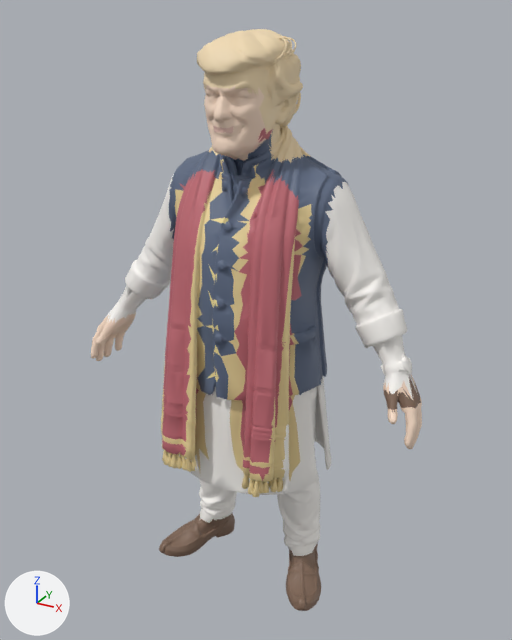
An edit to the Blender file MIRAS_VR/blender/heritage_guide_rigged.blend, drawn before and after from the same camera.
Rendered twice from a 50 mm camera at (1.062, -1.851, 1.956) aimed at (0.021, 0.041, 1.011). The lights are fixed; the arrows at lower left show +X, +Y and +Z. The older version comes first.

Names of what the first picture shows: 'Trump_Tour_Guide_Mesh'.
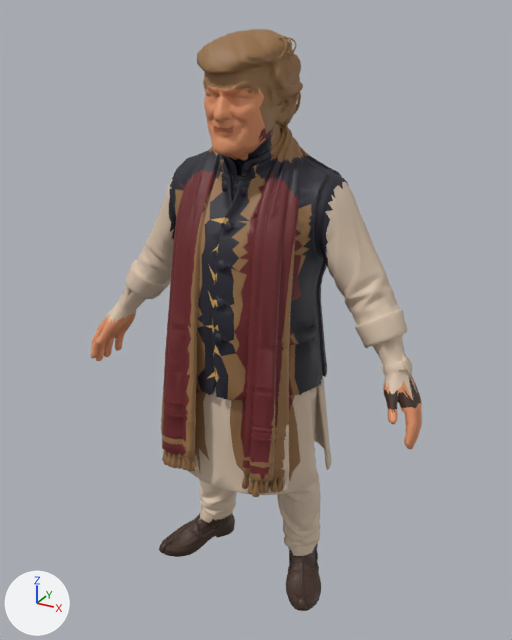
Pixel boxes [x1, y1, x2, y2] of what changed, in the pictures (512 x 640 px):
```json
{"part": 1, "of": "me_trump_tour_guide_mesh", "change": "recoloured", "before": [91, 29, 422, 611], "after": [91, 29, 422, 611], "on screen": "darker"}
{"part": 2, "of": "me_trump_tour_guide_mesh", "change": "recoloured", "before": [105, 174, 418, 556], "after": [105, 174, 418, 556], "on screen": "white to beige"}
```

Edits to the scene script, one JSON object a line:
```json
{"block": "me_trump_tour_guide_mesh", "where": "me_trump_tour_guide_mesh.from_pydata(...)  # 32366 vertices, 65000 faces; spans x -0.62..0.62, y -0.26..0.26, z 0.0..1.9"}
{"block": "me_trump_tour_guide_mesh", "where": "# used by ob_trump_tour_guide_mesh; location = (0.0, 0.0, 0.0)"}
{"block": "me_trump_tour_guide_mesh", "change": "me_trump_tour_guide_mesh part 1: 49002 faces centred in x -0.62..0.62, y -0.26..0.26, z 0.0..1.9 are repainted in the vertex colours; the middle colour goes from pink #c16c84 to dark red #6c2c2e"}
{"block": "me_trump_tour_guide_mesh", "change": "me_trump_tour_guide_mesh part 2: 15998 faces centred in x -0.57..0.57, y -0.24..0.25, z 0.11..1.48 are repainted in the vertex colours; the middle colour goes from white #fbf8f4 to beige #d9c3ac"}
```
